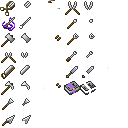
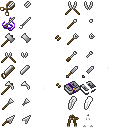
Layered file, before and after one edit (128px x 128px). Changes by layer:
hid "Palette" over (x1=48, y1=0, x2=60, y2=9)
removed layer "Layer #1" (was color) over (x1=68, y1=83, x2=75, y2=94)
removed layer "Layer #2" (was 50%) over (x1=68, y1=83, x2=75, y2=94)
removed layer "Layer" over (x1=48, y1=1, x2=93, y2=126)
painted on "Pasted Layer" over (x1=48, y1=1, x2=93, y2=128)
